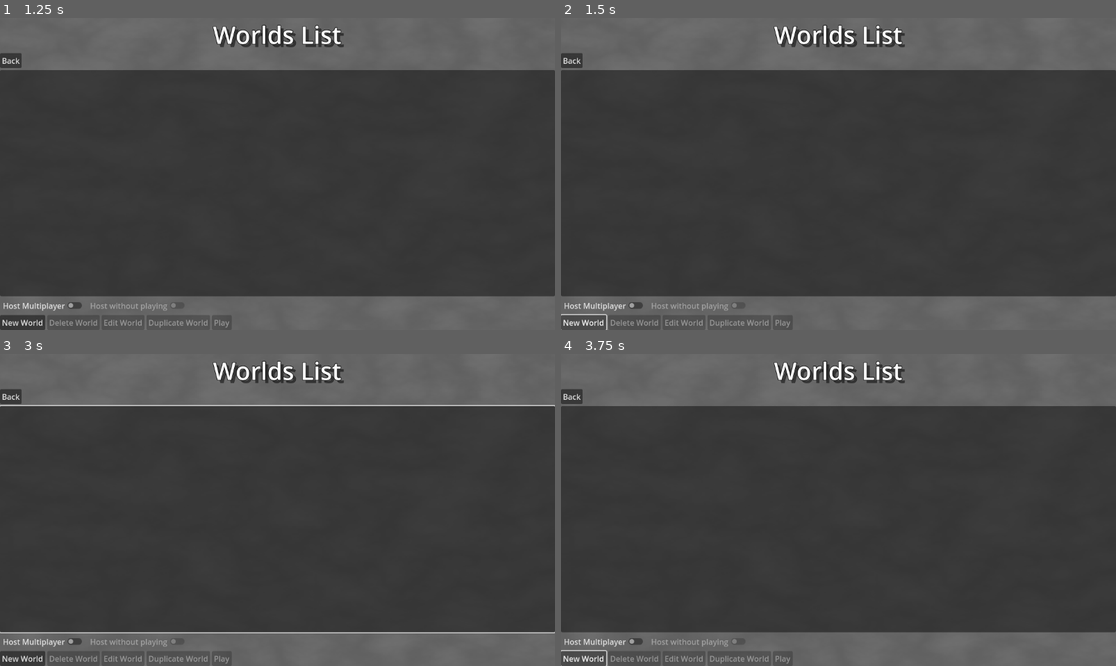
Above: before the commit, frames 1-4 (two rows, left to right).
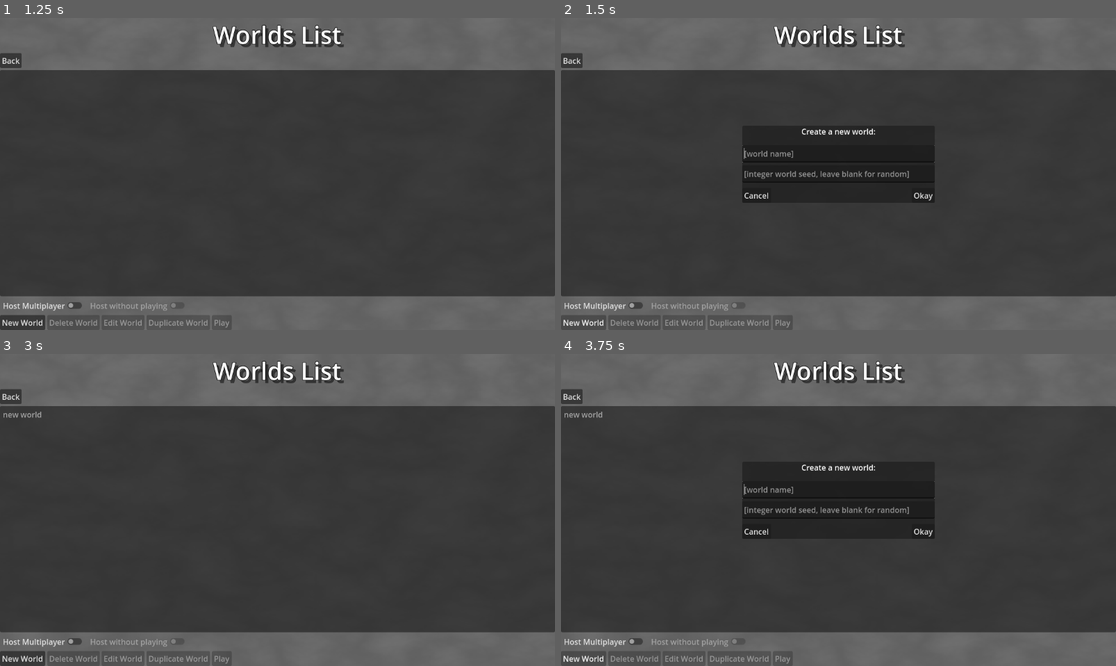
Above: after the commit, the same moments.

Repository: pixerhp/Hatchetflair
Game: Godot game, scene res://scenes/main_scenes/main_menu.tscn
Same seed, same stepped clock (60 frames per second), same inputs: the game is played once before the commit and once after it.
Inputs (mouse positions are in pixels of both pictures, inside the frame that each line leads up to):
- Up to frame 1 (1.25 s): click "Start world" at 0.5 s
- Up to frame 2 (1.5 s): click "New World" at 1.25 s
- Up to frame 3 (3 s): click "New World" at 2 s; click (360, 531) at 2.75 s, where only the run after the commit has a clickable "Okay"
- Up to frame 4 (3.75 s): click "New World" at 3.5 s

Frame 1 is identical in both runs. In frame 2, 4.0% of the frame differs, in the area x 0-68%, y 35-100%; in frame 3, 1.0%; in frame 4, 4.1%, in the area x 0-68%, y 18-100%.
Error before the commit: Parse Error: Too few arguments for "delete_dir()" call. Expected at least 2 but received 1. (res://scripts/main_menu_scripts/menu_worlds.gd:159)

Commit message:
Progress towards revised unused path funcs

Diff:
--- a/scripts/autoload_scripts/file_manager.gd
+++ b/scripts/autoload_scripts/file_manager.gd
@@ -115,6 +115,28 @@
 	else:
 		return OK
 
+func get_available_dirname(path_opening: String, dir_name: String, start_with_alt0: bool) -> String:
+	var list_of_dir_names: PackedStringArray = DirAccess.get_directories_at(path_opening)
+	var alt_num: int = list_of_dir_names.size()
+	if start_with_alt0:
+		for index in list_of_dir_names.size():
+			if not list_of_dir_names.has(dir_name + " alt" + str(index)):
+				alt_num = index
+				break
+	else:
+		for index in list_of_dir_names.size():
+			if index == 0:
+				if not list_of_dir_names.has(dir_name):
+					alt_num = index
+					break
+			else:
+				if not list_of_dir_names.has(dir_name + " alt" + str(index)):
+					alt_num = index
+					break
+	if (not start_with_alt0) and (alt_num == 0):
+		return dir_name
+	else:
+		return dir_name + " alt" + str(alt_num)
 
 # Note: You should *not* include a "/" at the end of the opening path if you input both paths.
 func first_unused_dir_alt(dir_opening_path: String, dir_ending_path: String = "") -> String:
--- a/scripts/main_menu_scripts/menu_worlds.gd
+++ b/scripts/main_menu_scripts/menu_worlds.gd
@@ -156,7 +156,7 @@
 		return
 
 	# Delete the world's directory/folder and then edit the worlds list txtfile (second then first line due to array resizing.)
-	if FileManager.delete_dir(dir_to_delete):
+	if FileManager.delete_dir(dir_to_delete, false):
 		push_warning("An error was encountered deleting a world's directory: ", dir_to_delete)
 	worlds_list_lines.remove_at(world_index+1)
 	worlds_list_lines.remove_at(world_index)
